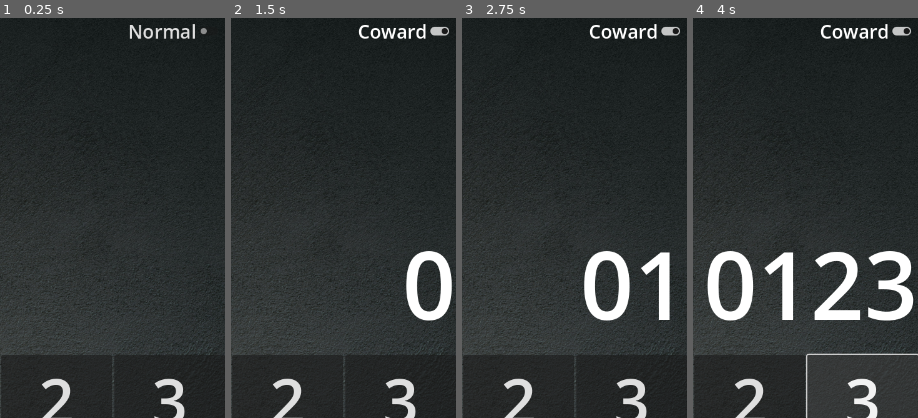
Above: before the commit, frames 1-4 (left to right).
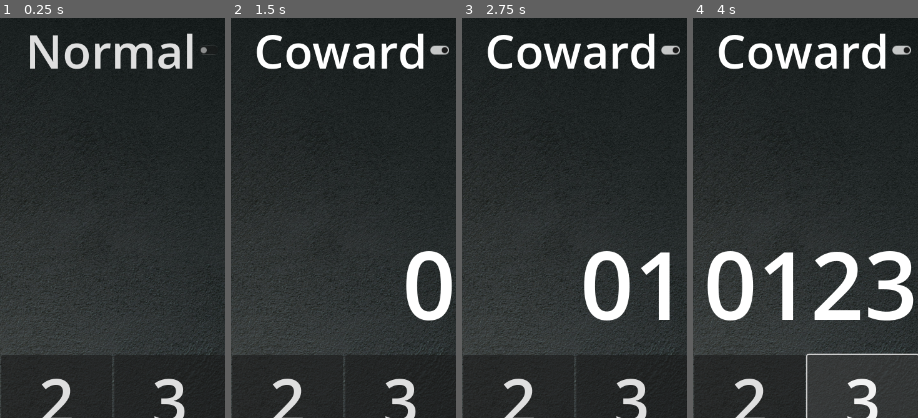
Above: after the commit, the same moments.

Repository: ppagdev/wrongculator-android
Game: Godot game, scene res://scenes/main.tscn
The game is run twice, just before and just after one commit, with the same random seed, the same clock (stepped at 60 frames per second) and the same inputs.
Inputs:
- Up to frame 1 (0.25 s): no input
- Up to frame 2 (1.5 s): click "Normal" at 0.5 s; click "0" at 1.25 s
- Up to frame 3 (2.75 s): click "1" at 2 s
- Up to frame 4 (4 s): click "2" at 2.75 s; click "3" at 3.5 s
The pictures show only the part of the screen within x 50-100%, y 0-50%; the shares and areas given below are measured in that part.

The runs differ from the first frame. In frame 1, 3.1% of the frame differs, in the area x 13-96%, y 1-13%; in frame 2, 3.4%, in the area x 11-97%, y 1-13%; in frame 3, 3.4%; in frame 4, 3.4%.

Commit message:
changed font size

Diff:
--- a/scenes/main.tscn
+++ b/scenes/main.tscn
@@ -206,7 +206,7 @@
 
 [node name="CowardMode" type="CheckButton" parent="PanelContainer"]
 layout_mode = 2
-theme_override_font_sizes/font_size = 30
+theme_override_font_sizes/font_size = 75
 theme_override_styles/normal = SubResource("StyleBoxEmpty_0ip6d")
 theme_override_styles/pressed = SubResource("StyleBoxEmpty_0ip6d")
 theme_override_styles/disabled = SubResource("StyleBoxEmpty_0ip6d")
Not shown, changed: target/release/Wrongculator.apk
Not shown, changed: target/release/Wrongculator.apk.idsig
